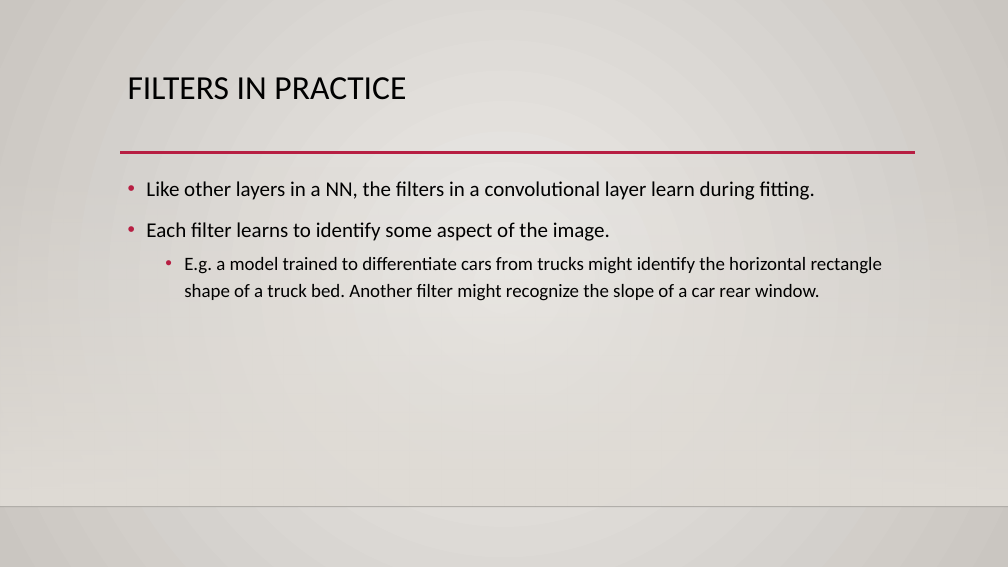
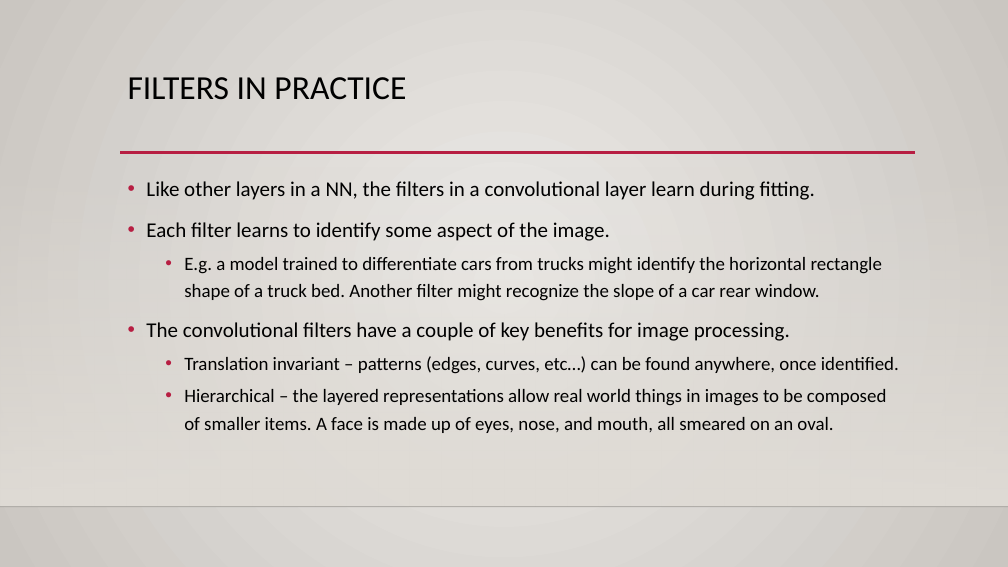
Before and after one commit to calvint13/Intro_to_Machine_Learning_Student_Workbooks, a slide deck: slide 21 of reference_content/Slides/images_cnn.pptx (slide 20 before the commit). Drawn at 1008x567 pixels with LibreOffice and Linux fonts; fonts in the diff are those of the drawing; background and template pictures are left out. Boxes give left, top, right and bottom in pixels: in the first picture for what was removed or moved away, otherwise in the second. Text is boxed around its words. In the diff, an @@ line names an element or a change of style, - is before the commit and + after.

```diff
--- a/reference_content/Slides/images_cnn.pptx
+++ b/reference_content/Slides/images_cnn.pptx
@@ text at box(146, 322, 899, 433): paragraphs added @@
+• The convolutional filters have a couple of key benefits for image processing.
+  • Translation invariant – patterns (edges, curves, etc…) can be found anywhere, once identified.
+  • Hierarchical – the layered representations allow real world things in images to be composed of smaller items. A face is made up of eyes, nose, and mouth, all smeared on an oval.
```
Also in this commit, not shown: 4 other slides changed, 4 slides added, 1 other file.
